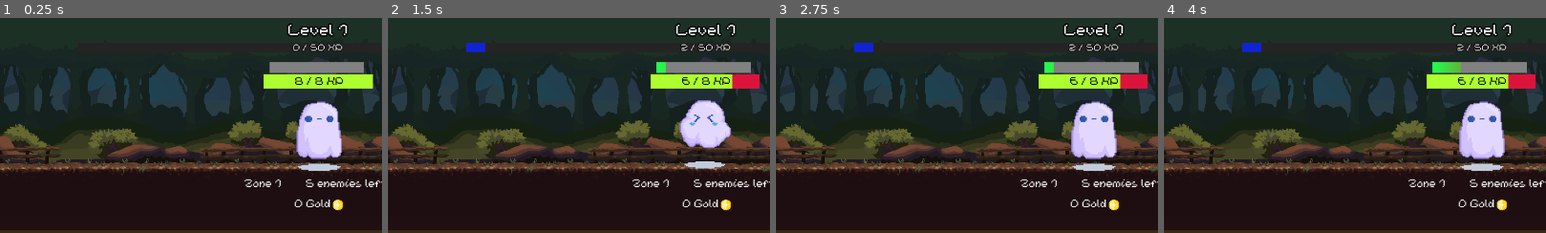
Above: before the commit, frames 1-4 (left to right).
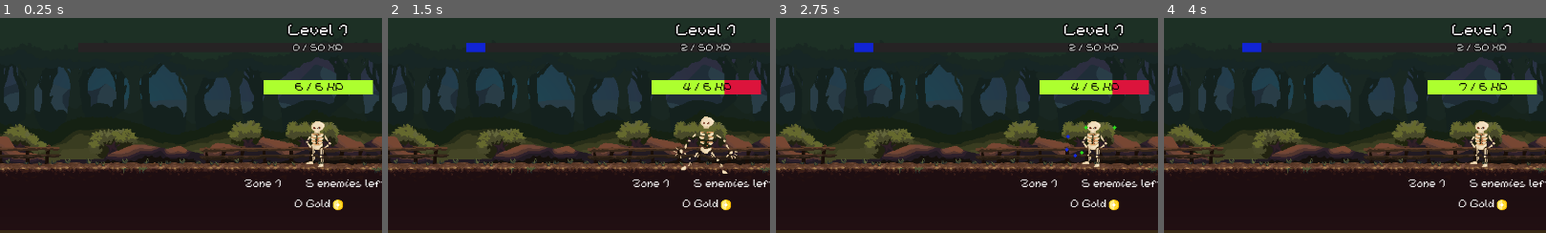
Above: after the commit, the same moments.

Repository: TTTaevas/SwordVenture
Game: Godot game, scene res://scenes/game.tscn
Same seed, same stepped clock (60 frames per second), same inputs: the game is played once before the commit and once after it.
Inputs (mouse positions are % of the whole screen's width and height, from its top left):
- Up to frame 1 (0.25 s): no input
- Up to frame 2 (1.5 s): tap Enter at 0.5 s; move the mouse to (50, 27) at 0.52 s; click (50, 27) at 0.67 s; tap Space at 1.25 s; move the mouse to (30, 55) at 1.27 s; click (30, 55) at 1.42 s
- Up to frame 3 (2.75 s): tap Enter at 2 s; move the mouse to (60, 28) at 2.02 s; click (60, 28) at 2.17 s
- Up to frame 4 (4 s): tap Space at 2.75 s; move the mouse to (45, 70) at 2.77 s; click (45, 70) at 2.92 s; move the mouse to (80, 65) at 3.52 s; click (80, 65) at 3.67 s
The pictures show only the part of the screen within x 8-58%, y 0-50%; the shares and areas given below are measured in that part.

The runs differ from the first frame. In frame 1, 6.2% of the frame differs, in the area x 69-98%, y 20-72%; in frame 2, 6.0%; in frame 3, 6.3%; in frame 4, 6.5%, in the area x 68-98%, y 20-72%.

Commit message:
some export settings

Diff:
--- a/icon.svg
+++ /dev/null
@@ -1 +0,0 @@
-<svg height="128" width="128" xmlns="http://www.w3.org/2000/svg"><rect x="2" y="2" width="124" height="124" rx="14" fill="#363d52" stroke="#212532" stroke-width="4"/><g transform="scale(.101) translate(122 122)"><g fill="#fff"><path d="M105 673v33q407 354 814 0v-33z"/><path fill="#478cbf" d="m105 673 152 14q12 1 15 14l4 67 132 10 8-61q2-11 15-15h162q13 4 15 15l8 61 132-10 4-67q3-13 15-14l152-14V427q30-39 56-81-35-59-83-108-43 20-82 47-40-37-88-64 7-51 8-102-59-28-123-42-26 43-46 89-49-7-98 0-20-46-46-89-64 14-123 42 1 51 8 102-48 27-88 64-39-27-82-47-48 49-83 108 26 42 56 81zm0 33v39c0 276 813 276 813 0v-39l-134 12-5 69q-2 10-14 13l-162 11q-12 0-16-11l-10-65H447l-10 65q-4 11-16 11l-162-11q-12-3-14-13l-5-69z"/><path d="M483 600c3 34 55 34 58 0v-86c-3-34-55-34-58 0z"/><circle cx="725" cy="526" r="90"/><circle cx="299" cy="526" r="90"/></g><g fill="#414042"><circle cx="307" cy="532" r="60"/><circle cx="717" cy="532" r="60"/></g></g></svg>
--- a/project.godot
+++ b/project.godot
@@ -14,7 +14,8 @@
 run/main_scene="res://scenes/game.tscn"
 config/features=PackedStringArray("4.1", "GL Compatibility")
 boot_splash/show_image=false
-config/icon="res://icon.svg"
+config/icon="res://icon.png"
+config/windows_native_icon="res://icon.ico"
 
 [autoload]
 
@@ -29,14 +30,6 @@
 
 import/blender/enabled=false
 
-[input]
-
-pause={
-"deadzone": 0.5,
-"events": [Object(InputEventKey,"resource_local_to_scene":false,"resource_name":"","device":-1,"window_id":0,"alt_pressed":false,"shift_pressed":false,"ctrl_pressed":false,"meta_pressed":false,"pressed":false,"keycode":0,"physical_keycode":4194305,"key_label":0,"unicode":0,"echo":false,"script":null)
-]
-}
-
 [rendering]
 
 textures/canvas_textures/default_texture_filter=0
--- a/scenes/game.gd
+++ b/scenes/game.gd
@@ -50,4 +50,5 @@
 		(sword_target if randi() % 3 < 30 else enemies.pick_random()).health -= damage
 
 func _on_enemy_screen_player_target(target: Area2D):
+	sword_target = target
 	how_long_sword_target = 1
--- /dev/null
+++ b/scenes/menu_button.gd
@@ -0,0 +1,24 @@
+extends TextureButton
+
+var action: String
+var description: String
+var callable: Callable
+
+func _ready():
+	if action != "" and description != "":
+		$Action.text = action
+		$Description.text = description
+
+func _process(_delta):
+	$Action.size = $Action.get_theme_font("font").get_string_size($Action.text)
+	$Description.size = $Description.get_theme_font("font").get_string_size($Description.text)
+	$Action.position.x = (size.x - $Action.size.x) / 2
+	$Description.position.x = (size.x - $Description.size.x) / 2
+	$Action.position.y = 15 if button_pressed else 10
+	$Description.position.y = 38 if button_pressed else 33
+
+func _pressed():
+	$SoundSelect.play()
+	$Description.text = await callable.call()
+	await get_tree().create_timer(2).timeout
+	$Description.text = description
--- /dev/null
+++ b/scenes/menu_button.tscn
@@ -0,0 +1,47 @@
+[gd_scene load_steps=9 format=3 uid="uid://w5kwib5pdave"]
+
+[ext_resource type="Texture2D" uid="uid://2qkltni53yls" path="res://sprites/shop/button-green.png" id="1_12orx"]
+[ext_resource type="Texture2D" uid="uid://cwqekda54104m" path="res://sprites/shop/button-green-pressed.png" id="2_jm3ff"]
+[ext_resource type="Texture2D" uid="uid://c6yy4iwyt684a" path="res://sprites/shop/button-disabled.png" id="3_ldbvd"]
+[ext_resource type="Script" path="res://scenes/menu_button.gd" id="4_0dkve"]
+[ext_resource type="AudioStream" uid="uid://b3e2urkuym0d5" path="res://sounds/button_select.wav" id="4_j2lgg"]
+[ext_resource type="FontFile" uid="uid://kr3d464f7640" path="res://NineteenNinetySix-lWzq.ttf" id="5_yxyd5"]
+[ext_resource type="LabelSettings" uid="uid://cpuux455m0mhe" path="res://font.tres" id="6_vyp0x"]
+
+[sub_resource type="LabelSettings" id="LabelSettings_icyqn"]
+line_spacing = 2.0
+font = ExtResource("5_yxyd5")
+font_size = 24
+
+[node name="MenuButton" type="TextureButton"]
+offset_right = 40.0
+offset_bottom = 40.0
+keep_pressed_outside = true
+texture_normal = ExtResource("1_12orx")
+texture_pressed = ExtResource("2_jm3ff")
+texture_disabled = ExtResource("3_ldbvd")
+script = ExtResource("4_0dkve")
+
+[node name="Action" type="Label" parent="."]
+layout_mode = 0
+offset_left = 104.0
+offset_top = 10.0
+offset_right = 200.0
+offset_bottom = 37.0
+text = "Action"
+label_settings = SubResource("LabelSettings_icyqn")
+horizontal_alignment = 1
+
+[node name="Description" type="Label" parent="."]
+layout_mode = 0
+offset_left = 94.0
+offset_top = 33.0
+offset_right = 208.0
+offset_bottom = 52.0
+text = "Description"
+label_settings = ExtResource("6_vyp0x")
+horizontal_alignment = 1
+
+[node name="SoundSelect" type="AudioStreamPlayer" parent="."]
+stream = ExtResource("4_j2lgg")
+bus = &"Sounds"
--- a/scenes/pause_screen.gd
+++ b/scenes/pause_screen.gd
@@ -1,10 +1,17 @@
 extends Node2D
 
 var paused := false
+var button_scene := preload("res://scenes/menu_button.tscn")
 
 func _ready():
 	process_mode = Node.PROCESS_MODE_ALWAYS
 	$Gray.position = Vector2(0, 0)
+
+	var save = button_scene.instantiate()
+	save.action = "Save"
+	save.description = "Save your progress!"
+	save.callable = save_game
+	$Menu/Container.add_child(save)
 
 func _process(_delta):
 	var screen := get_viewport_rect().size
@@ -26,3 +33,30 @@
 			hide()
 		paused = !paused
 		get_tree().paused = paused
+
+func save_game():
+	var save_file = FileAccess.open("user://save.save", FileAccess.WRITE)
+	var save_nodes = get_tree().get_nodes_in_group("ToSave")
+	for node in save_nodes:
+		if node.scene_file_path.is_empty():
+			print("(SAVE_GAME FUNCTION) Node is not an instanced scene, skipping: ", node.name)
+			continue
+		if not node.has_method("save"):
+			print("(SAVE_GAME FUNCTION) Node is missing a save() func, skipping: ", node.name)
+			continue
+
+		var data = node.call("save")
+		var json_string = JSON.stringify(data)
+		save_file.store_line(json_string)
+
+	print("(SAVE_GAME FUNCTION) Game has been saved!")
+	return "Game saved!"
+
+func load_game():
+	if not FileAccess.file_exists("user://save.save"):
+		print("(LOAD_GAME FUNCTION) Unable to find a save file to load")
+		return
+
+	var save_nodes = get_tree().get_nodes_in_group("ToSave")
+	for node in save_nodes:
+		node.queue_free()
--- a/scenes/pause_screen.tscn
+++ b/scenes/pause_screen.tscn
@@ -11,12 +11,6 @@
 gradient = SubResource("Gradient_gn844")
 fill_from = Vector2(0.5, 1)
 fill_to = Vector2(0.5, 0)
-
-[sub_resource type="LabelSettings" id="LabelSettings_6cx2q"]
-font_size = 48
-
-[sub_resource type="LabelSettings" id="LabelSettings_j86ak"]
-font_size = 32
 
 [node name="Pause_screen" type="Node2D"]
 script = ExtResource("1_e185w")
@@ -54,19 +48,8 @@
 offset_right = 147.0
 offset_bottom = 333.0
 
-[node name="VBoxContainer" type="VBoxContainer" parent="Menu"]
+[node name="Container" type="VBoxContainer" parent="Menu"]
 layout_mode = 2
+size_flags_horizontal = 4
+size_flags_vertical = 4
 alignment = 1
-
-[node name="Label" type="Label" parent="Menu/VBoxContainer"]
-layout_mode = 2
-text = "placeholder
-"
-label_settings = SubResource("LabelSettings_6cx2q")
-horizontal_alignment = 1
-
-[node name="Label2" type="Label" parent="Menu/VBoxContainer"]
-layout_mode = 2
-text = "placeholder"
-label_settings = SubResource("LabelSettings_j86ak")
-horizontal_alignment = 1
Not shown, added: export_presets.cfg
Binary file added: icon.ico
Binary file added: icon.png
Not shown, changed: icon.png.import
Not shown: 1 places in scenes/pause_screen.tscn that only renumber resources
